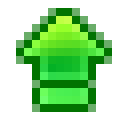
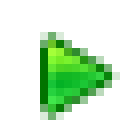
Comparing the layer stacks of the two 128 x 128 images. Changes:
hid "Upload 1" over [24, 16, 104, 104]
added layer "play 1" above "play 0" over [48, 40, 112, 112]
